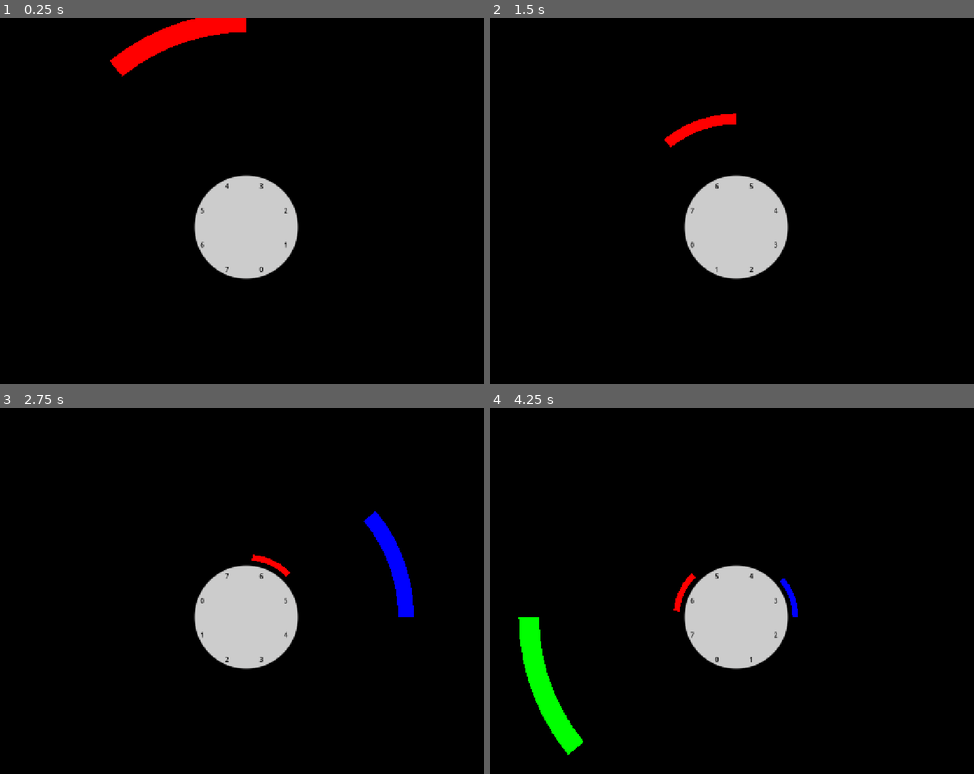
Above: before the commit, frames 1-4 (two rows, left to right).
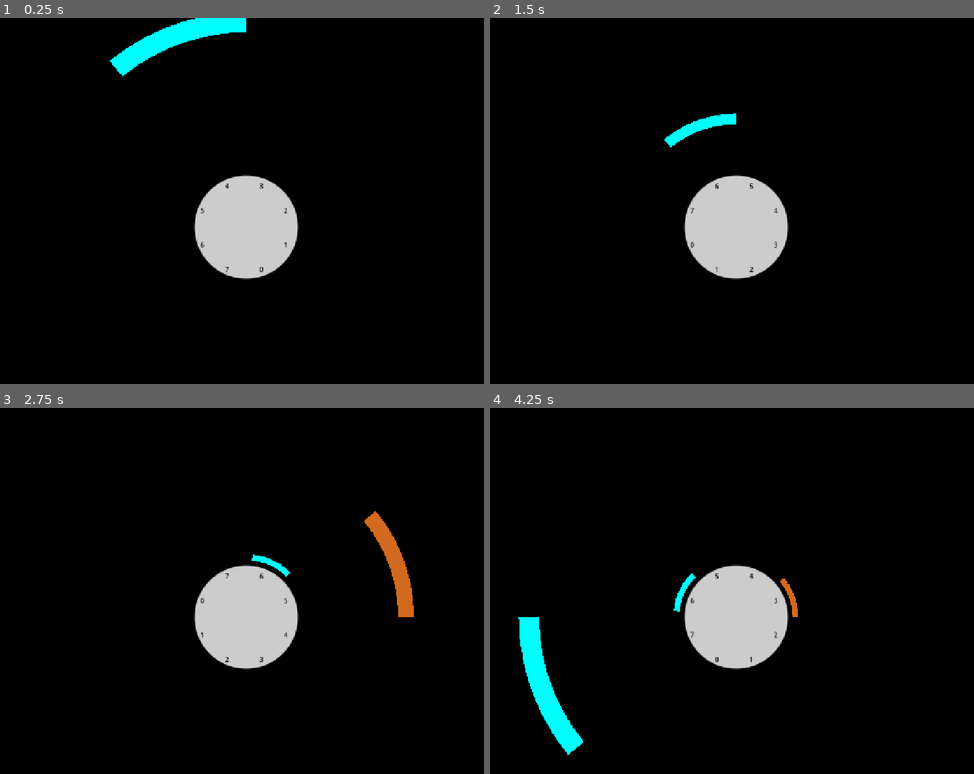
Above: after the commit, the same moments.

Repository: SceneTreeCoder/godot_pixelfrog
Game: Godot game, scene res://scenes/game.tscn
The game is run twice, just before and just after one commit, with the same random seed, the same clock (stepped at 60 frames per second) and the same inputs.
Inputs:
- Up to frame 1 (0.25 s): no input
- Up to frame 2 (1.5 s): hold Right (ui_right) 0.53-1.28 s; hold Down (ui_down) from 1.28 s (still down)
- Up to frame 3 (2.75 s): release Down (ui_down) at 2.03 s; hold Right (ui_right) from 2.03 s (still down)
- Up to frame 4 (4.25 s): release Right (ui_right) at 2.78 s; hold Up (ui_up) 2.78-3.53 s; hold Left (ui_left) from 3.53 s (still down)

The runs differ from the first frame. In frame 1, 1.5% of the frame differs, in the area x 22-51%, y 0-17%; in frame 2, 0.4%; in frame 3, 1.1%; in frame 4, 1.9%, in the area x 5-64%, y 45-95%.

Commit message:
more colors!

Diff:
--- a/scripts/game.gd
+++ b/scripts/game.gd
@@ -137,7 +137,6 @@
 	if lander.state != Lander.LanderState.FALLING:
 		return
 
-
 	lander.state = lander.LanderState.STATIONARY
 
 	if _add_to_stack(lander) == false:
@@ -164,15 +163,14 @@
 	var foundmatch = false
 	if stack.size() >= 3:
 		var color = lander.polygon.color
+		var html_color = color.to_html(true)
 		var i = stack.size() - 1
 		var c := 0
 		for j in range(0, 3):
-			if i - j > stack.size():
+			if i - j < 0 or i - j >= stack.size():
 				break
-			if i - j < 0:
-				break
-			var colorInStack :Color = stack[i-1].polygon.color
-			if colorInStack.to_html(true) == color.to_html(true):
+			var colorInStack:Color = stack[i-j].polygon.color
+			if colorInStack.to_html(true) == html_color:
 				c+=1
 				foundmatch = true
 			else:
@@ -180,7 +178,6 @@
 				break
 		if foundmatch and c>=3:
 			call_deferred("_tween_out_matched",lander._stack_idx, lander.seq_no)
-
 	return true
 
 func _tween_out_matched(idx:int, seq_no:int):
@@ -201,19 +198,14 @@
 	return null
 
 
-func _tween_out_matched_delayed(idx:int, timer:Timer, seq_no:int):
-	timer.queue_free()
+func _tween_out_matched_delayed(idx:int, ptimer:Timer, seq_no:int):
+	ptimer.queue_free()
 
 	var originlander = _get_lander_by_seq_no(seq_no)
 
-	var stack = stationary_landers.filter(func(v:Lander): return v._stack_idx == idx and v.state == Lander.LanderState.STATIONARY)
+	var stack = stationary_landers.filter(func(v:Lander): return v._stack_idx == idx)
 	if stack.find_custom(func(v:Lander): return v.seq_no == seq_no) < 0:
 		stack.append(originlander)
-	var comparator = func (a:Lander,b:Lander):
-		return a.seq_no < b.seq_no
-
-	stack.sort_custom(comparator)
-
 	if stack.size()<3:
 		return
 	var sidx = stack.size()-1
--- a/scripts/lander.gd
+++ b/scripts/lander.gd
@@ -3,7 +3,9 @@
 
 const R = 540.0
 const NPOINTS = 8
-
+const COLORS:Array[Color] = [\
+	Color.GREEN, Color.BLUE, Color.RED, Color.GOLD, Color.AQUA, Color.CHOCOLATE, Color.DARK_SLATE_GRAY
+]
 enum LanderState { FALLING, STATIONARY}
 
 signal hit_planet(v:Lander)
@@ -59,7 +61,7 @@
 		return points_inner
 
 	lander.polygon = calc.call(R,R*1.1+2)
-	lander.color = [Color.GREEN, Color.BLUE, Color.RED].pick_random()
+	lander.color = COLORS.pick_random()
 	area = Area2D.new()
 	area.monitoring = true
 
